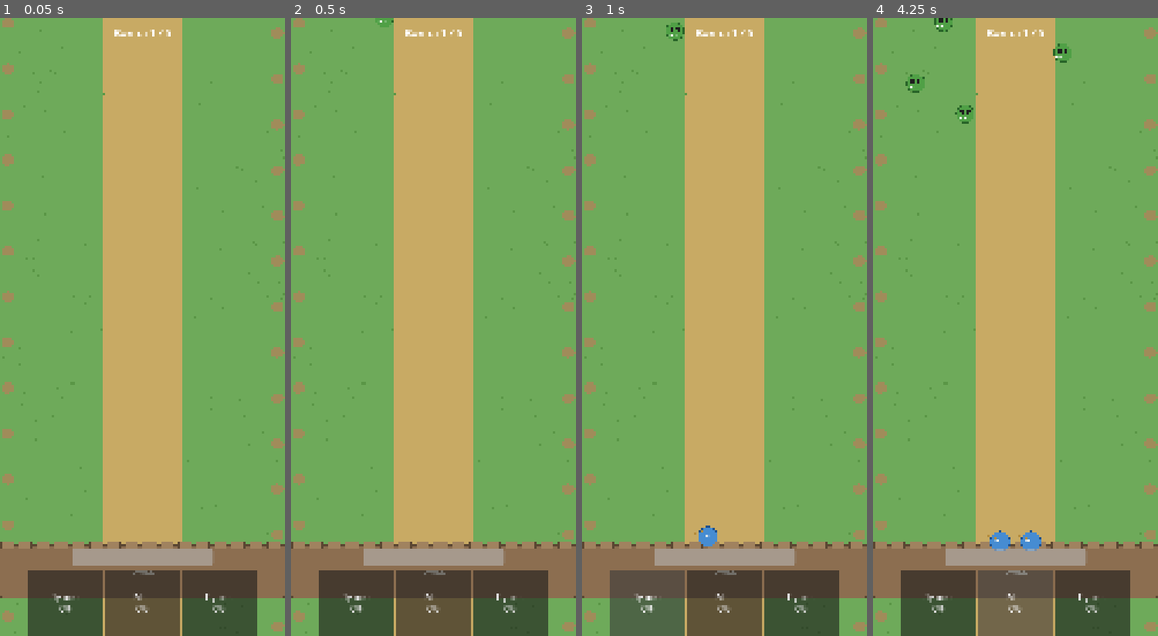
Above: before the commit, frames 1-4 (left to right).
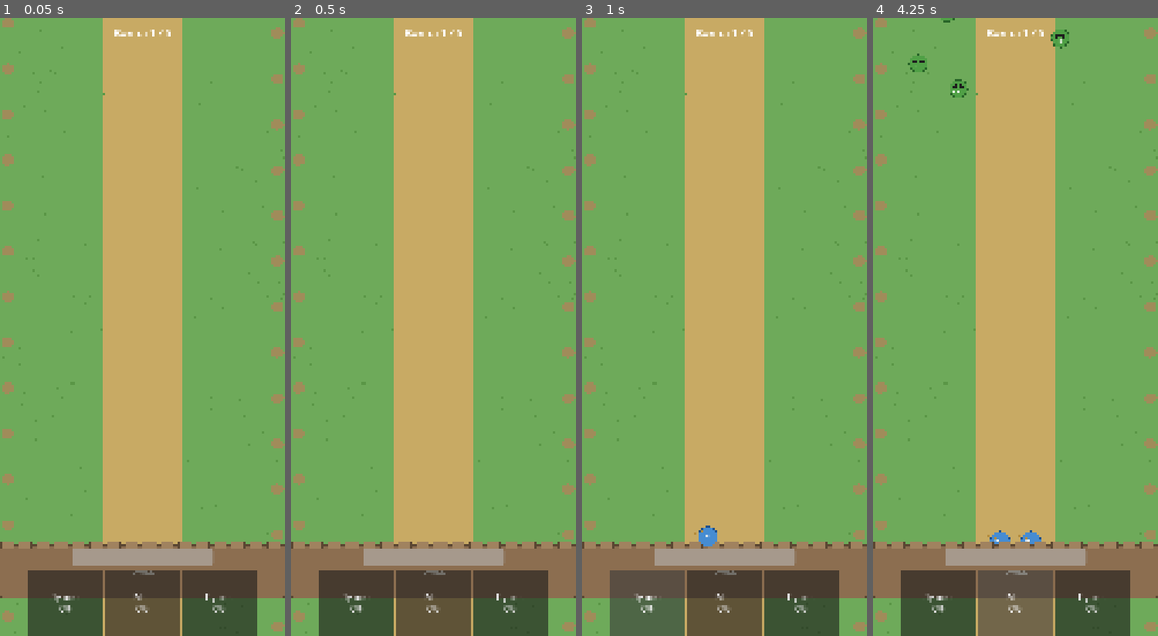
Above: after the commit, the same moments.

Repository: snowydad/MTD
Game: Godot game, scene res://src/scenes/main.tscn
Same seed, same stepped clock (60 frames per second), same inputs: the game is played once before the commit and once after it.
Inputs:
- Up to frame 1 (0.05 s): no input
- Up to frame 2 (0.5 s): no input
- Up to frame 3 (1 s): click "Лучник 0%" at 0.5 s
- Up to frame 4 (4.25 s): click "Маг 0%" at 1.25 s; click "Пушка 0%" at 2 s; click "Лучник 0%" at 2.75 s; click "Маг 0%" at 3.5 s

Frame 1 is identical in both runs. In frame 2, less than 0.1% of the frame differs, in the area x 29-37%, y 0-2%; in frame 3, 0.1%; in frame 4, 1.2%, in the area x 11-70%, y 0-87%.

Commit message:
Spawner

Diff:
--- a/data/unit_stats.gd
+++ /dev/null
@@ -1,45 +0,0 @@
-class_name UnitStats
-extends Resource
-
-## Data-driven статистика юнитов.
-## Позже можно заменить на .tres или JSON.
-
-enum UnitType { ARCHER, MAGE, CANNON }
-
-@export var type: UnitType
-@export var level: int = 1
-
-@export var damage: float = 10.0
-@export var attack_speed: float = 1.0   # атак в секунду
-@export var range: float = 300.0
-@export var splash_radius: float = 0.0  # 0 = single target
-
-# Коэффициенты при мерже (уровень N → N+1)
-const MERGE_DAMAGE_MULT := 2.0
-const MERGE_RANGE_MULT := 2.0
-
-
-static func get_base(type: UnitType) -> Dictionary:
-	match type:
-		UnitType.ARCHER:
-			return {
-				"damage": 12.0,
-				"attack_speed": 1.8,
-				"range": 350.0,
-				"splash_radius": 0.0,
-			}
-		UnitType.MAGE:
-			return {
-				"damage": 18.0,
-				"attack_speed": 1.1,
-				"range": 320.0,
-				"splash_radius": 0.0,
-			}
-		UnitType.CANNON:
-			return {
-				"damage": 25.0,
-				"attack_speed": 0.6,
-				"range": 280.0,
-				"splash_radius": 80.0,
-			}
-	return {}
--- a/src/scenes/enemies/goblin_spawner.tscn
+++ /dev/null
@@ -1,9 +0,0 @@
-[gd_scene format=3 uid="uid://mweum0u6j34a"]
-
-[ext_resource type="Script" uid="uid://dtxd560hupcew" path="res://src/scripts/enemies/enemy_spawner.gd" id="1_spawner"]
-[ext_resource type="PackedScene" uid="uid://cgoblin001" path="res://src/scenes/enemies/goblin.tscn" id="2_goblin"]
-
-[node name="GoblinSpawner" type="Node2D" unique_id=1609692534]
-script = ExtResource("1_spawner")
-enemy_scene = ExtResource("2_goblin")
-spawn_x_min = 30.0
--- a/src/scenes/main.tscn
+++ b/src/scenes/main.tscn
@@ -3,33 +3,39 @@
 [ext_resource type="Script" uid="uid://ck7h2fjsurtry" path="res://src/scripts/main.gd" id="1_main"]
 [ext_resource type="Texture2D" uid="uid://no3dyhxt0hih" path="res://assets/sprites/background/bg_field.png" id="2_bg"]
 [ext_resource type="Texture2D" uid="uid://c6k5yvug60ixc" path="res://assets/sprites/wall/wall.png" id="3_wall"]
-[ext_resource type="PackedScene" uid="uid://mweum0u6j34a" path="res://src/scenes/enemies/goblin_spawner.tscn" id="4_spawner"]
+[ext_resource type="Script" uid="uid://dtxd560hupcew" path="res://src/scripts/enemies/enemy_spawner.gd" id="4_spawner"]
+[ext_resource type="PackedScene" uid="uid://cgoblin001" path="res://src/scenes/enemies/goblin.tscn" id="5_goblin"]
 
-[node name="Main" type="Node2D" unique_id=869889743]
+[node name="Main" type="Node2D" unique_id=2018518225]
 script = ExtResource("1_main")
 
-[node name="World" type="Node2D" parent="." unique_id=1602206761]
+[node name="World" type="Node2D" parent="." unique_id=1354828498]
 
-[node name="Background" type="Sprite2D" parent="World" unique_id=1401765862]
+[node name="Background" type="Sprite2D" parent="World" unique_id=1801231632]
 texture = ExtResource("2_bg")
 centered = false
 
-[node name="Wall" type="Sprite2D" parent="World" unique_id=1401200109]
+[node name="Wall" type="Sprite2D" parent="World" unique_id=1910006126]
+z_index = 1
 position = Vector2(562, 2180)
 texture = ExtResource("3_wall")
 
-[node name="Enemies" type="Node2D" parent="World" unique_id=658530129]
+[node name="Enemies" type="Node2D" parent="World" unique_id=1825480356]
+position = Vector2(550, -100)
 
-[node name="GoblinSpawner" parent="World/Enemies" unique_id=677607802 instance=ExtResource("4_spawner")]
-spawn_interval = 1.2
-spawn_x_min = 35.0
-spawn_x_max = 1100.0
+[node name="GoblinSpawner" type="Node2D" parent="World/Enemies" unique_id=988162125]
+position = Vector2(0, 50)
+script = ExtResource("4_spawner")
+enemy_scene = ExtResource("5_goblin")
+spawn_x_min = 45.0
+spawn_x_max = 1080.0
 
-[node name="Units" type="Node2D" parent="World" unique_id=1688297032]
+[node name="Units" type="Node2D" parent="World" unique_id=1712047816]
+position = Vector2(550, 2127)
 
-[node name="UI" type="CanvasLayer" parent="." unique_id=1292187258]
+[node name="UI" type="CanvasLayer" parent="." unique_id=1168610949]
 
-[node name="HUD" type="Control" parent="UI" unique_id=266098022]
+[node name="HUD" type="Control" parent="UI" unique_id=1619613406]
 layout_mode = 3
 anchors_preset = 15
 anchor_right = 1.0
@@ -38,14 +44,14 @@
 grow_vertical = 2
 mouse_filter = 2
 
-[node name="TopBar" type="HBoxContainer" parent="UI/HUD" unique_id=1299617121]
+[node name="TopBar" type="HBoxContainer" parent="UI/HUD" unique_id=470422241]
 layout_mode = 1
 anchors_preset = 10
 anchor_right = 1.0
 offset_bottom = 120.0
 grow_horizontal = 2
 
-[node name="WaveLabel" type="Label" parent="UI/HUD/TopBar" unique_id=928401293]
+[node name="WaveLabel" type="Label" parent="UI/HUD/TopBar" unique_id=1249885467]
 layout_mode = 2
 size_flags_horizontal = 3
 theme_override_font_sizes/font_size = 42
@@ -53,7 +59,7 @@
 horizontal_alignment = 1
 vertical_alignment = 1
 
-[node name="BottomBar" type="HBoxContainer" parent="UI/HUD" unique_id=1509770917]
+[node name="BottomBar" type="HBoxContainer" parent="UI/HUD" unique_id=1002183381]
 layout_mode = 1
 anchors_preset = 12
 anchor_top = 1.0
@@ -64,28 +70,28 @@
 grow_vertical = 0
 alignment = 1
 
-[node name="BtnArcher" type="Button" parent="UI/HUD/BottomBar" unique_id=349278450]
+[node name="BtnArcher" type="Button" parent="UI/HUD/BottomBar" unique_id=706785117]
 custom_minimum_size = Vector2(300, 220)
 layout_mode = 2
 theme_override_font_sizes/font_size = 32
 text = "Лучник
 0%"
 
-[node name="BtnMage" type="Button" parent="UI/HUD/BottomBar" unique_id=1537374859]
+[node name="BtnMage" type="Button" parent="UI/HUD/BottomBar" unique_id=1228608032]
 custom_minimum_size = Vector2(300, 220)
 layout_mode = 2
 theme_override_font_sizes/font_size = 32
 text = "Маг
 0%"
 
-[node name="BtnCannon" type="Button" parent="UI/HUD/BottomBar" unique_id=273534557]
+[node name="BtnCannon" type="Button" parent="UI/HUD/BottomBar" unique_id=1258041646]
 custom_minimum_size = Vector2(300, 220)
 layout_mode = 2
 theme_override_font_sizes/font_size = 32
 text = "Пушка
 0%"
 
-[node name="TowerHP" type="ProgressBar" parent="UI/HUD" unique_id=1695072257]
+[node name="TowerHP" type="ProgressBar" parent="UI/HUD" unique_id=2015796052]
 layout_mode = 1
 anchors_preset = 7
 anchor_left = 0.5
--- a/src/scripts/enemies/enemy.gd
+++ b/src/scripts/enemies/enemy.gd
@@ -9,7 +9,7 @@
 @export var damage_to_wall: float = 5.0
 
 @export_group("Zigzag")
-@export var zigzag_amplitude: float = 30.0
+@export var zigzag_amplitude: float = 40.0
 @export var zigzag_frequency: float = 2.0
 
 var hp: float = 30.0
--- a/src/scripts/enemies/enemy_spawner.gd
+++ b/src/scripts/enemies/enemy_spawner.gd
@@ -1,18 +1,19 @@
 class_name EnemySpawner
 extends Node2D
 
-## Спавнер одного типа врагов. Вешается на World/Enemies или отдельную ноду.
+## Цифры спавна — только в сцене (main.tscn → GoblinSpawner).
+## Дефолты в скрипте — запасные, если в tscn ничего не записано.
 
 @export var enemy_scene: PackedScene
 @export var target_y: float = 2070.0
 
 @export_group("Spawn")
 @export var auto_start: bool = true
-@export var spawn_interval: float = 3.2
-@export var spawn_count: int = -1          # -1 = бесконечно
+@export var spawn_interval: float = 1.0
+@export var spawn_count: int = -1
 @export var spawn_x_min: float = 300.0
 @export var spawn_x_max: float = 825.0
-@export var spawn_y: float = -50.0         # чуть выше экрана
+@export var spawn_y: float = -50.0
 
 var _timer: float = 0.0
 var _spawned: int = 0
@@ -24,13 +25,17 @@
 
 
 func _ready() -> void:
+	print("EnemySpawner ready: interval=", spawn_interval,
+		" x=[", spawn_x_min, "..", spawn_x_max, "]",
+		" scene=", enemy_scene)
 	if auto_start:
 		start()
 
 
 func start() -> void:
 	_running = true
-	_timer = 0.0
+	_spawned = 0
+	_timer = spawn_interval
 
 
 func stop() -> void:
@@ -56,21 +61,16 @@
 	var enemy: Enemy = enemy_scene.instantiate()
 	var x := randf_range(spawn_x_min, spawn_x_max)
 	var pos := Vector2(x, spawn_y)
-
-	# parent = этот спавнер (или можно add к Enemies root)
 	add_child(enemy)
 	enemy.setup(pos, target_y)
-
 	enemy.reached_wall.connect(_on_reached_wall)
 	enemy.died.connect(_on_died)
-
 	_spawned += 1
 	enemy_spawned.emit(enemy)
 
 
 func _on_reached_wall(enemy: Enemy) -> void:
 	enemy_reached_wall.emit(enemy)
-	# Урон стене пока просто лог — Main может подписаться
 	print("Goblin reached wall, dmg=", enemy.damage_to_wall)
 
 
--- a/src/scripts/main.gd
+++ b/src/scripts/main.gd
@@ -1,6 +1,7 @@
 extends Node2D
 
-## Main — спавн юнитов, динамическая формация на стене.
+## Main — юниты / формация.
+## Спавн врагов настраивается на ноде World/Enemies/GoblinSpawner (не здесь).
 
 @onready var wave_label: Label = $UI/HUD/TopBar/WaveLabel
 @onready var btn_archer: Button = $UI/HUD/BottomBar/BtnArcher
@@ -14,7 +15,6 @@
 
 var units: Array[Unit] = []
 
-## --- Формация (крутить здесь) ---
 @export_group("Formation")
 @export var wall_y: float = 2070.0
 @export var slot_spacing: float = 120.0
@@ -34,27 +34,21 @@
 	if units.size() >= max_units:
 		print("Стена заполнена")
 		return
-
 	if unit_type != Unit.UnitType.ARCHER:
 		print("Пока только лучник")
 		return
-
 	_spawn_unit(unit_type)
 
 
 func _spawn_unit(unit_type: Unit.UnitType) -> void:
 	var unit: Unit = ARCHER_SCENE.instantiate()
 	unit.setup(unit_type, 1)
-	# Прыжок берётся из настроек сцены юнита (archer.tscn), не перезаписываем
-
 	units_root.add_child(unit)
 	units.append(unit)
 
 	var slots := _compute_slots(units.size())
-
 	var btn := _button_for_type(unit_type)
 	var from_global: Vector2 = btn.get_global_rect().get_center()
-
 	var new_idx := units.size() - 1
 
 	for i in range(units.size() - 1):
@@ -63,24 +57,18 @@
 
 	unit.slot_index = new_idx
 	unit.play_spawn_jump(from_global, slots[new_idx])
-
-	print("Spawned archer #", units.size(),
-		" | gravity=", unit.gravity,
-		" duration=", unit.jump_duration)
+	print("Spawned archer #", units.size())
 
 
 func _compute_slots(count: int) -> Array[Vector2]:
 	var slots: Array[Vector2] = []
 	if count <= 0:
 		return slots
-
 	var total_width := (count - 1) * slot_spacing
 	var center_x := wall.position.x
 	var start_x := center_x - total_width * 0.5
-
 	for i in range(count):
 		slots.append(Vector2(start_x + i * slot_spacing, wall_y))
-
 	return slots
 
 
Binary file added: assets/sprites/units/archer/unit_arrow.png
Not shown, removed: data/unit_stats.gd.uid
